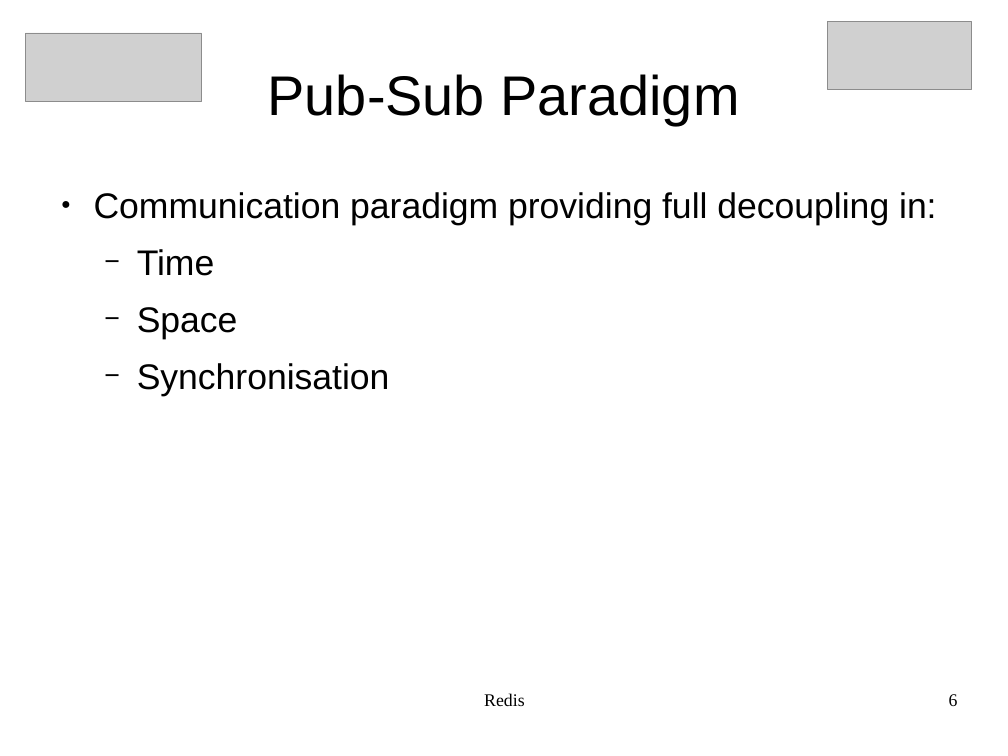
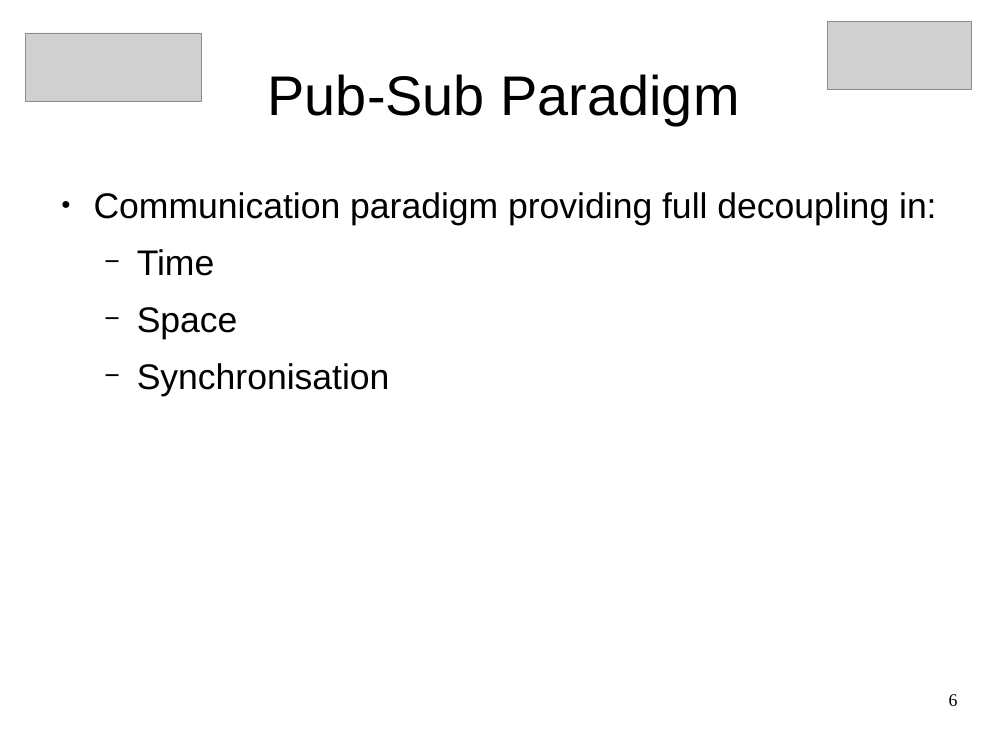
Before and after one commit to JGAntunes/pulsarcast, a slide deck: slide 6 of project-report/presentation.odp. Drawn at 1008x756 pixels with LibreOffice and Linux fonts; fonts in the diff are those of the drawing; grey boxes stand for pictures. Boxes give left, top, right and bottom in pixels: in the first picture for what was removed or moved away, otherwise in the second. Text is boxed around its words. In the diff, an @@ line names an element or a change of style, - is before the commit and + after.

```diff
--- a/project-report/presentation.odp
+++ b/project-report/presentation.odp
@@ text removed at <box>484,693,525,706</box> @@
-Redis
```
Also in this commit, not shown: 8 other slides changed, 5 slides added, 1 slide removed, 1 other file.
